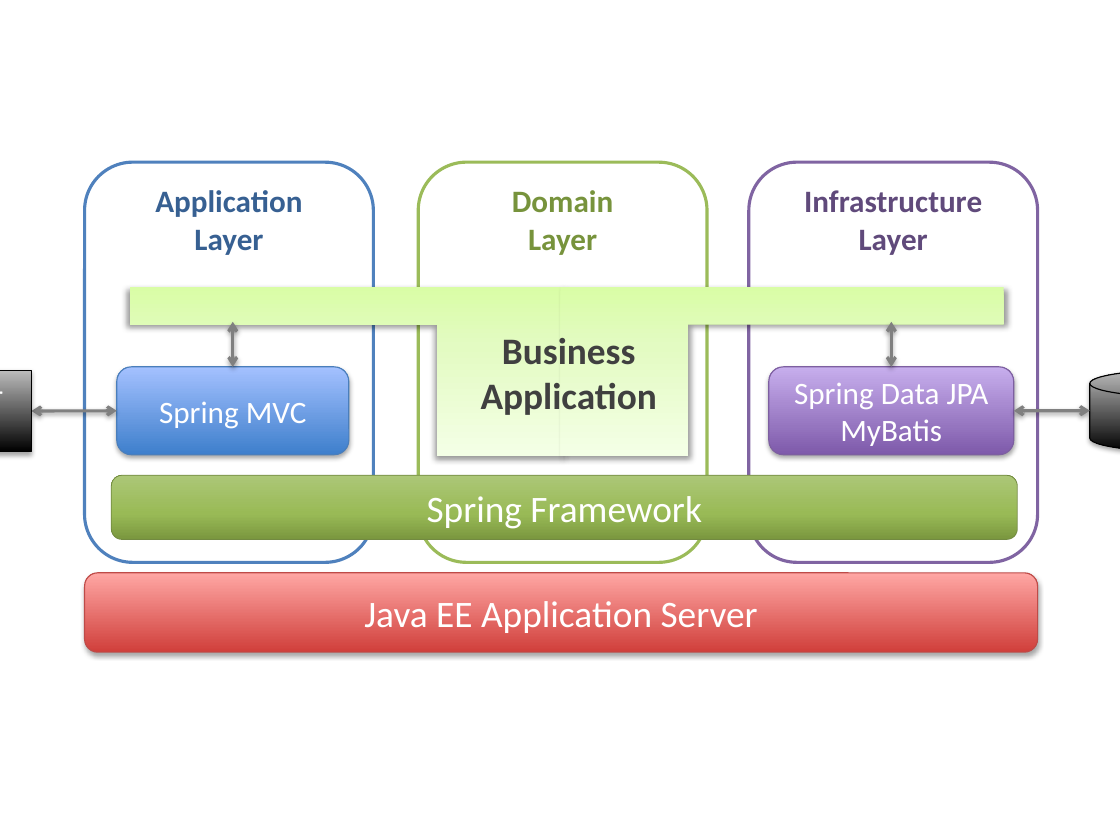
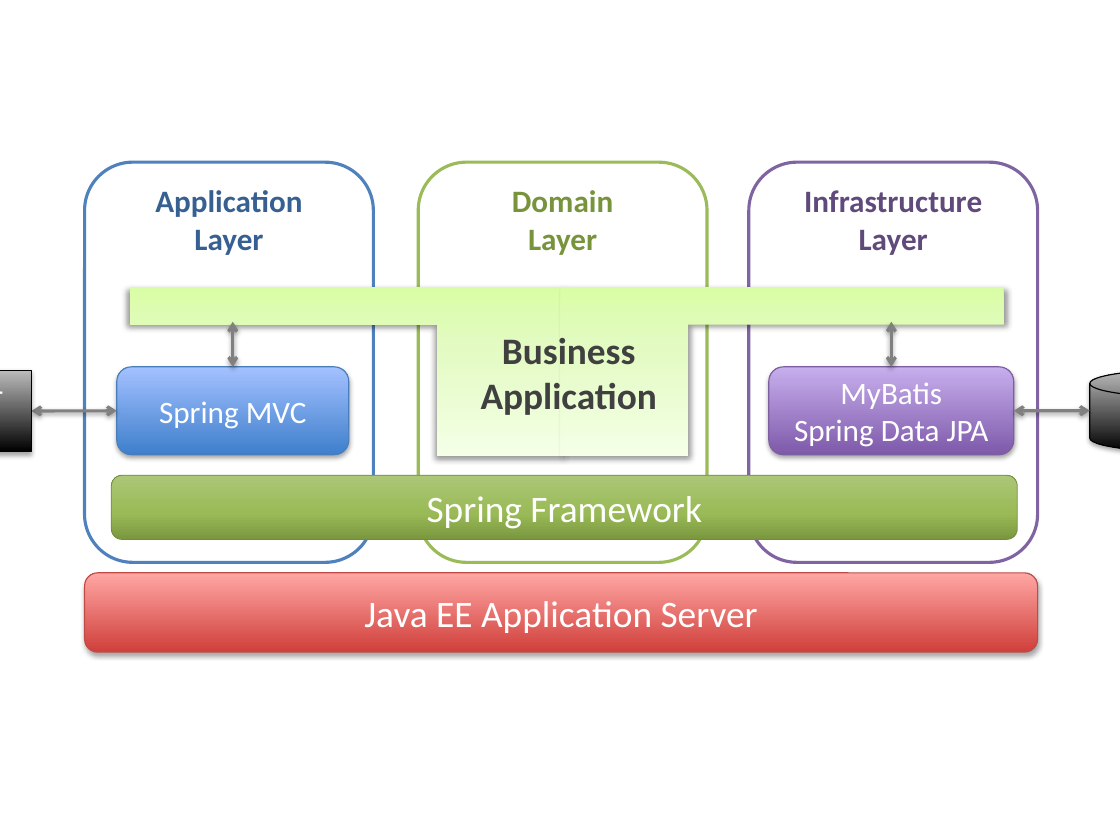
Before and after one commit to garbagetown/guideline, a slide deck: slide 1 of source/Overview/images_FrameworkStack/materialFrameworkStack.pptx. Drawn at 1120x840 pixels with LibreOffice and Linux fonts; fonts in the diff are those of the drawing. Boxes give left, top, right and bottom in pixels: in the first picture for what was removed or moved away, otherwise in the second. Text is boxed around its words. In the diff, an @@ line names an element or a change of style, - is before the commit and + after.

```diff
--- a/source/Overview/images_FrameworkStack/materialFrameworkStack.pptx
+++ b/source/Overview/images_FrameworkStack/materialFrameworkStack.pptx
@@ text in rounded rectangle at [840,382,942,409]: paragraph added @@
+MyBatis
@@ text in rounded rectangle at [840,419,942,446]: paragraph removed @@
-MyBatis
```
Also in this commit, not shown: 1 other slide changed, 16 other files.
